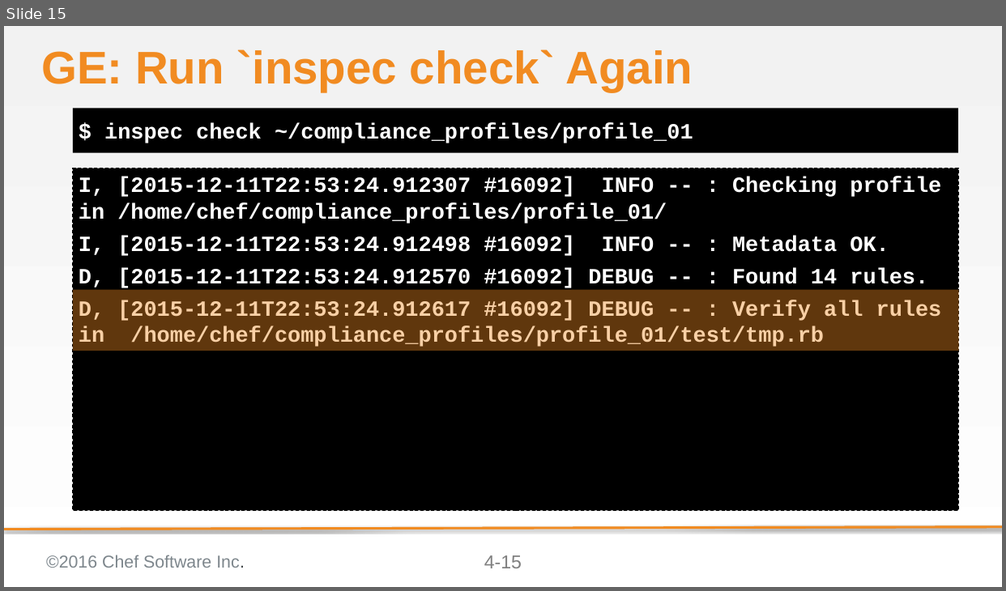
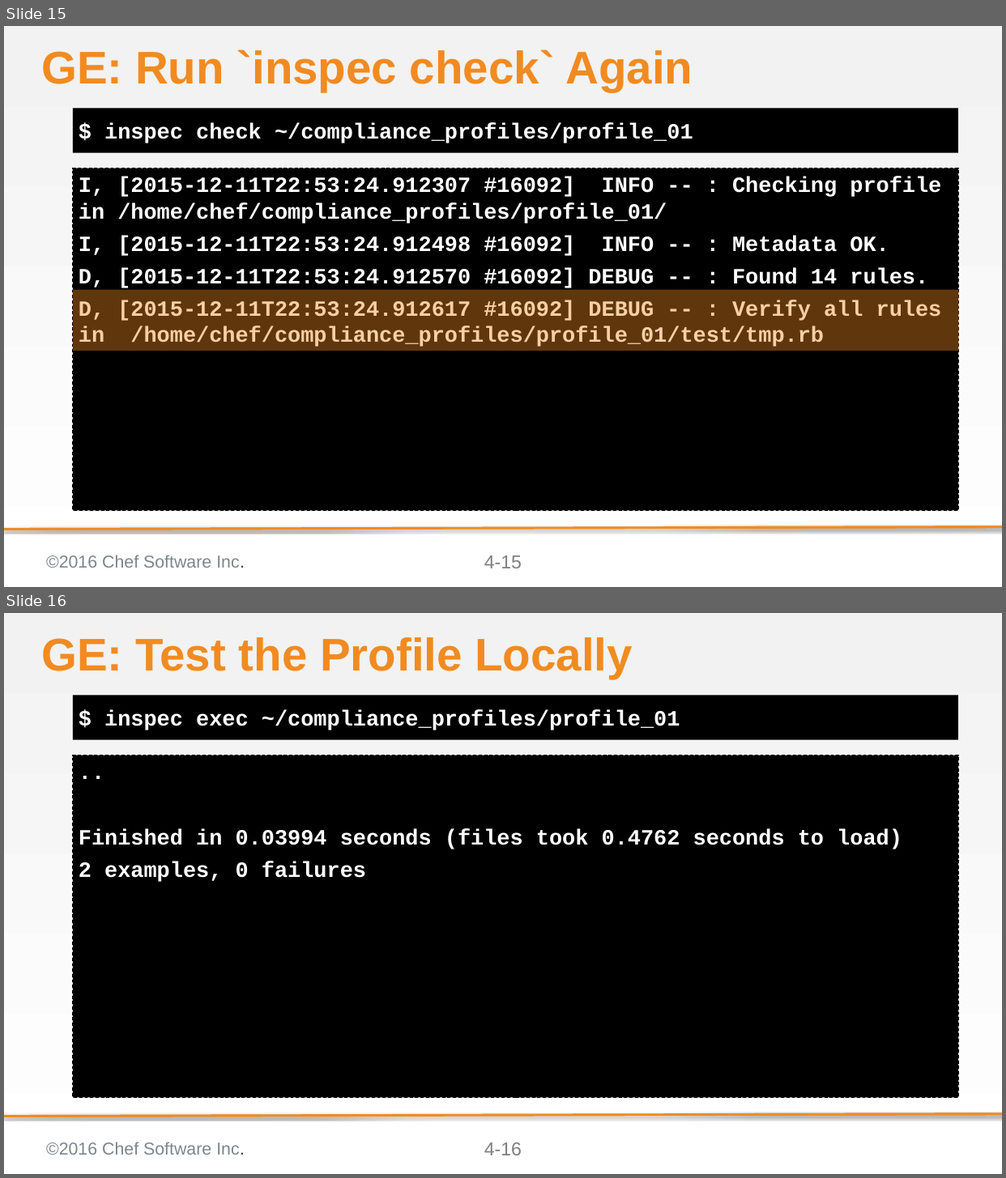
Before and after one commit to bchamby/chef-compliance-installation-configuration-operation, a slide deck: 04-creating-custom-profiles.pptx. Shown one above the other, each under a label of ours: slide 15 before the commit, slides 15 and 16 after it. The pictures are 1006x591 and 1006x1178 pixels, drawn with LibreOffice and Linux fonts; fonts in the diff are those of the drawing; background and template pictures are left out. Boxes give left, top, right and bottom in pixels: in the first picture for what was removed or moved away, otherwise in the second. Text is boxed around its words. In the diff, an @@ line names an element or a change of style, - is before the commit and + after.

Commit message:
finished custom compliance lab

```diff
--- a/04-creating-custom-profiles.pptx
+++ b/04-creating-custom-profiles.pptx
@@ slide 16 added at bbox=[4, 613, 1002, 1174], background gradient #F2F2F2 to #FFFFFF; not listed: 4 template elements that a slide beside it also shows @@
@@ title added at bbox=[41, 637, 632, 679], 58.7 pt, text #F18B21, bold @@
+GE: Test the Profile Locally
@@ text added at bbox=[73, 695, 958, 740], fill #000000, 28 pt, text #FFFFFF, bold @@
+$ inspec exec ~/compliance_profiles/profile_01
@@ text added at bbox=[73, 755, 958, 1097], fill #000000, outline #000000 1 pt dashed, 28 pt, text #FFFFFF, bold @@
+..
+Finished in 0.03994 seconds (files took 0.4762 seconds to load)
+2 examples, 0 failures
```
Also in this commit, not shown: 2 slides changed, 11 other slides added, 1 slide removed.
